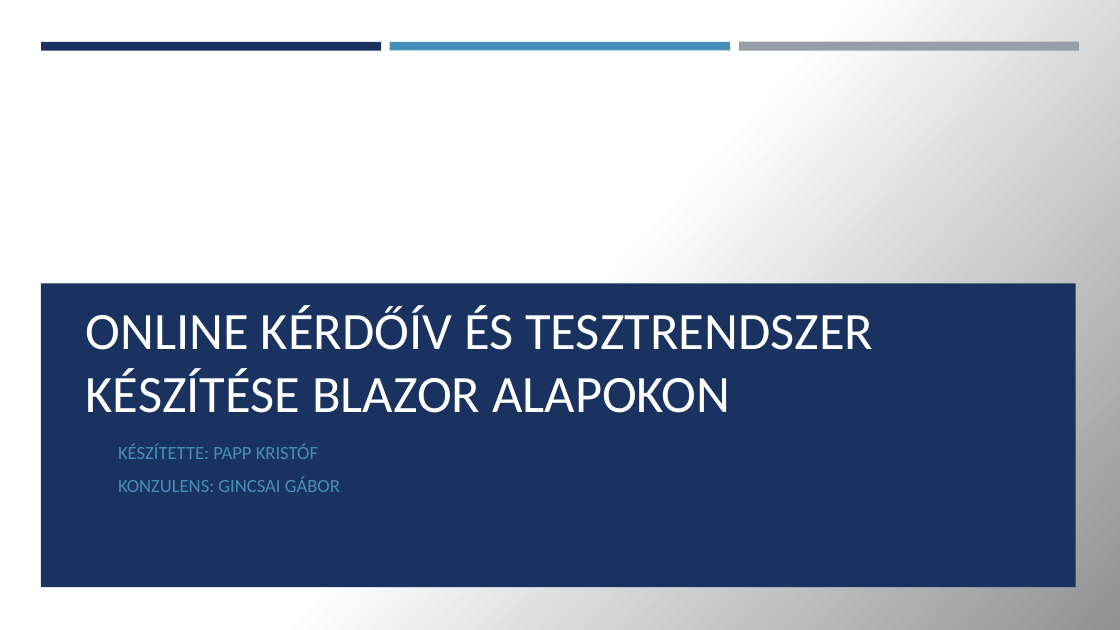
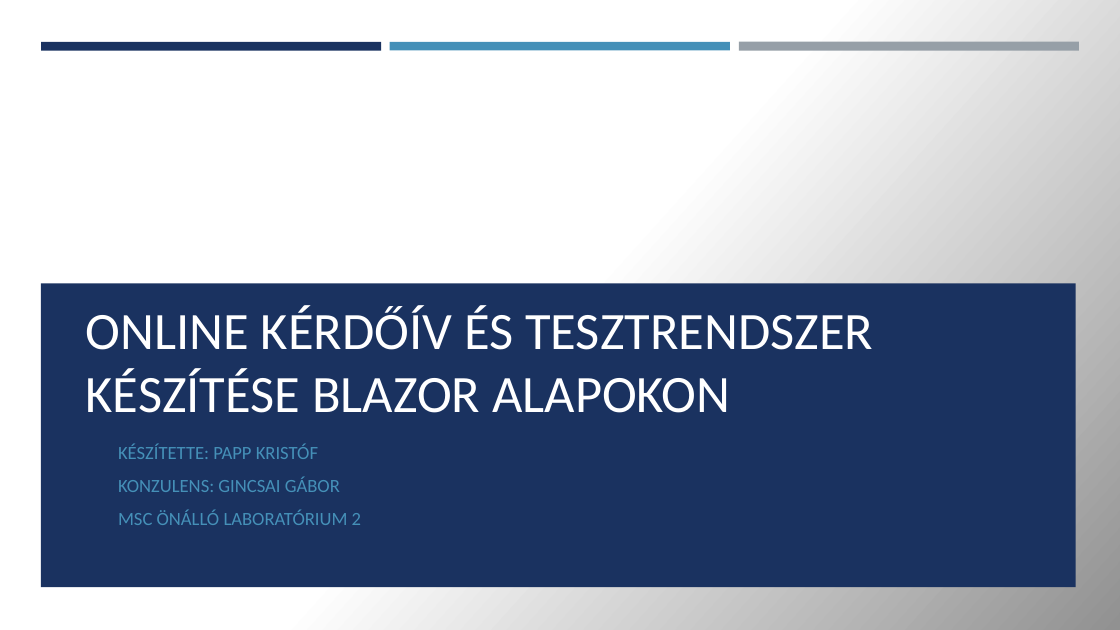
Before and after one commit to kristof12345/BlazorFormDesigner, a slide deck: slide 1 of ZP3ZTV Önálló labor 2 Prezentáció.pptx. Drawn at 1120x630 pixels with LibreOffice and Linux fonts; fonts in the diff are those of the drawing. Boxes give left, top, right and bottom in pixels: in the first picture for what was removed or moved away, otherwise in the second. Text is boxed around its words. In the diff, an @@ line names an element or a change of style, - is before the commit and + after.

```diff
--- a/ZP3ZTV Önálló labor 2 Prezentáció.pptx
+++ b/ZP3ZTV Önálló labor 2 Prezentáció.pptx
@@ subtitle at [118, 510, 361, 525]: paragraph added @@
+MSC ÖNÁLLÓ LABORATÓRIUM 2
```
Also in this commit, not shown: 1 other slide changed.
